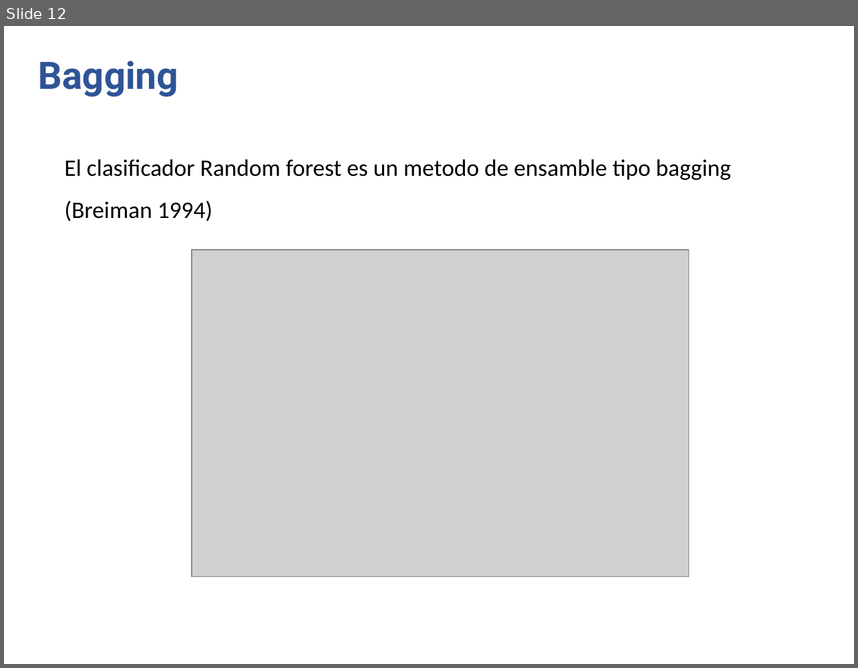
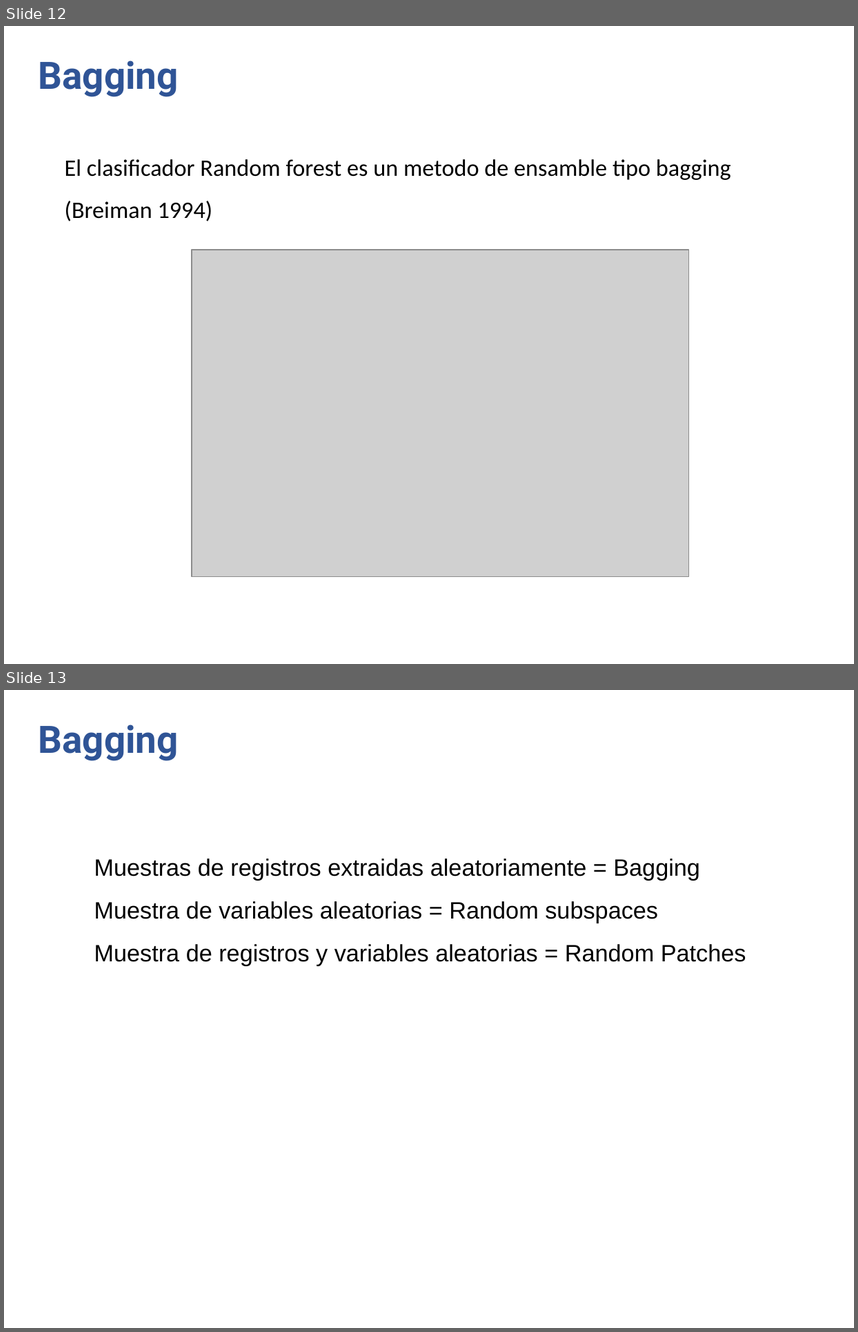
Before and after one commit to anvelezec/Embedings, a slide deck: MetodosEnsamble.pptx. Shown one above the other, each under a label of ours: slide 12 before the commit, slides 12 and 13 after it. The pictures are 858x668 and 858x1332 pixels, drawn with LibreOffice and Linux fonts; fonts in the diff are those of the drawing; grey boxes stand for pictures; background and template pictures are left out. Boxes give left, top, right and bottom in pixels: in the first picture for what was removed or moved away, otherwise in the second. Text is boxed around its words. In the diff, an @@ line names an element or a change of style, - is before the commit and + after.

Commit message:
Bagging

```diff
--- a/MetodosEnsamble.pptx
+++ b/MetodosEnsamble.pptx
@@ slide 13 added at <box>4,690,854,1328</box>, background picture (left out) @@
@@ text added at <box>38,724,178,761</box>, 32 pt, text #2F5496, bold @@
+Bagging
@@ text added at <box>94,858,746,965</box>, 20 pt, text #000000 @@
+Muestras de registros extraidas aleatoriamente = Bagging
+Muestra de variables aleatorias = Random subspaces
+Muestra de registros y variables aleatorias = Random Patches
```
Also in this commit, not shown: 2 other slides added, 2 other files.
